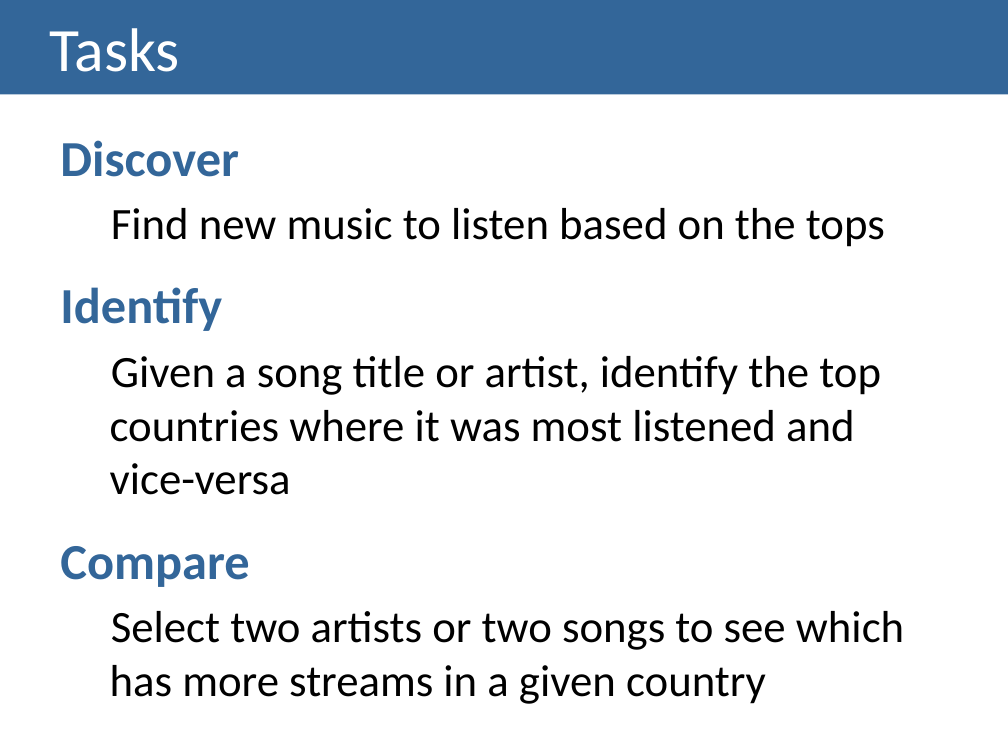
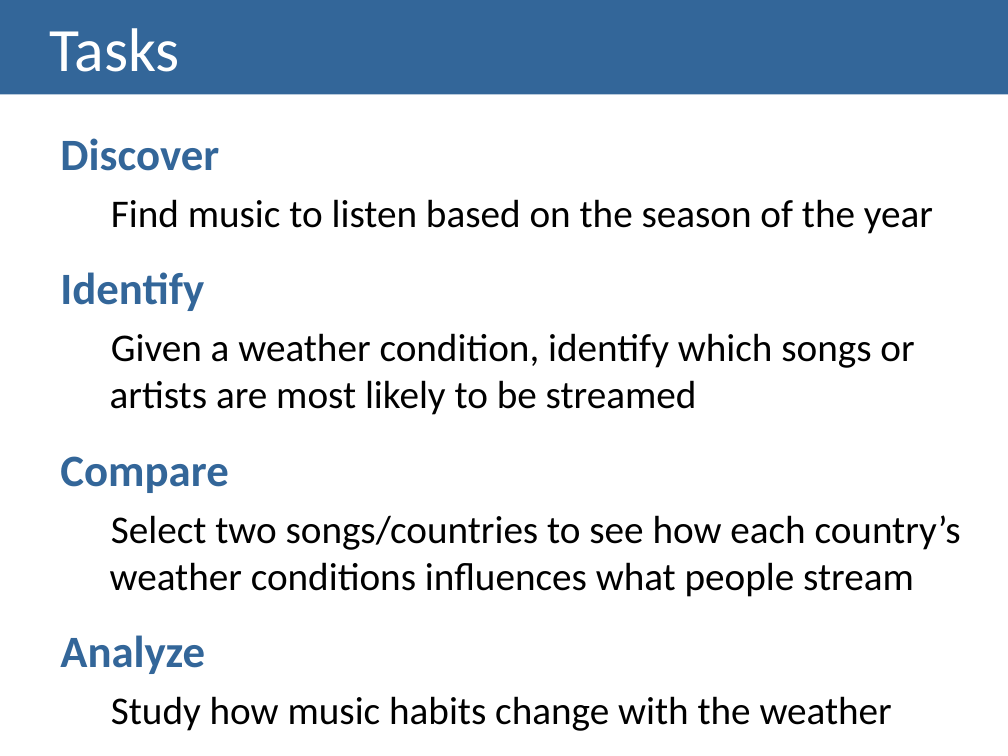
Before and after one commit to regouga/VI-MEIC-1819, a slide deck: slide 10 of Lab 02/Lab 02.pptx (slide 9 before the commit). Drawn at 1008x756 pixels with LibreOffice and Linux fonts; fonts in the diff are those of the drawing. Boxes give left, top, right and bottom in pixels: in the first picture for what was removed or moved away, otherwise in the second. Text is boxed around its words. In the diff, an @@ line names an element or a change of style, - is before the commit and + after.

```diff
--- a/Lab 02/Lab 02.pptx
+++ b/Lab 02/Lab 02.pptx
@@ text at (60, 138, 228, 493): size 36 to 32 pt in "Discover", "Identify", "Compare" @@
@@ text at (111, 199, 933, 234): text changed; size 32 to 28 pt @@
-  Find new music to listen based on the tops
+  Find music to listen based on the season of the year
@@ text at (110, 333, 914, 415): text changed; size 32 to 28 pt @@
-  Given a song title or artist, identify the top countries where it was most listened and vice-versa
+  Given a weather condition, identify which songs or artists are most likely to be streamed
@@ text at (60, 515, 961, 731): text changed; size 32 to 28 pt @@
-  Select two artists or two songs to see which has more streams in a given country
+  Select two songs/countries to see how each country’s weather conditions influences what people stream
+Analyze
+  Study how music habits change with the weather
```
Also in this commit, not shown: 5 other slides changed, 3 slides added, 1 slide removed, 3 other files.
